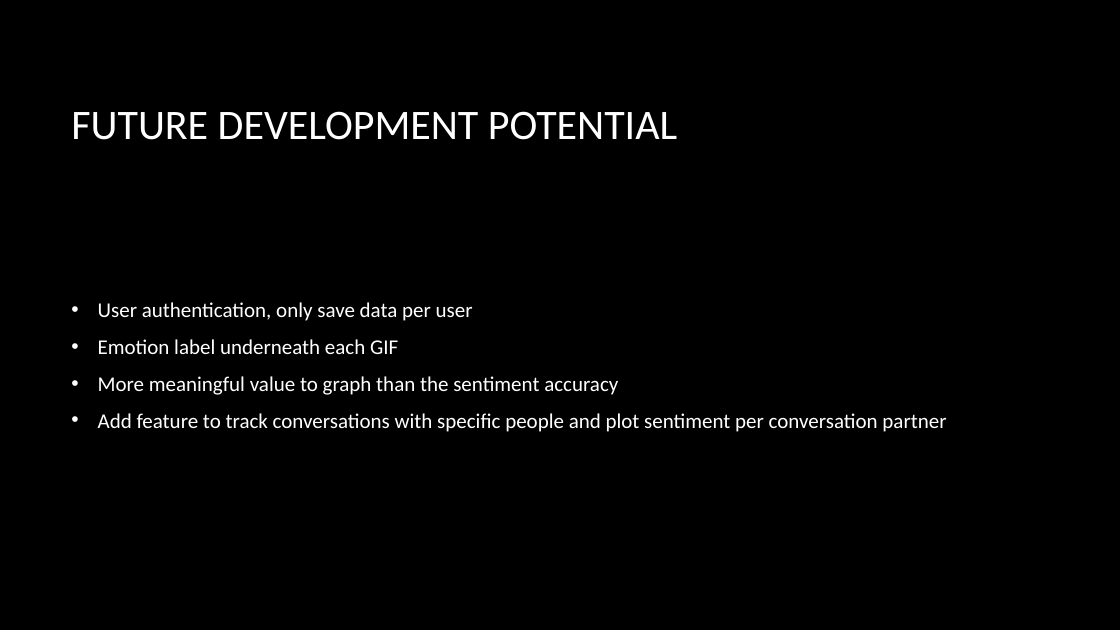
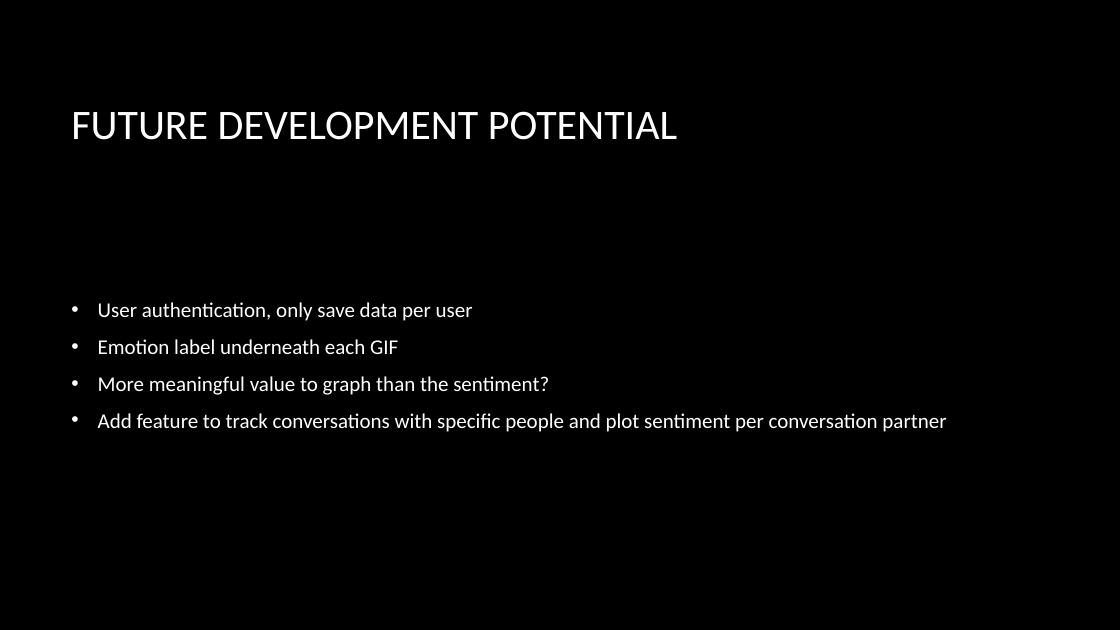
Before and after one commit to SunnyE/group-project-redux, a slide deck: slide 7 of group project ppt eja.pptx. Drawn at 1120x630 pixels with LibreOffice and Linux fonts; fonts in the diff are those of the drawing; background and template pictures are left out. Boxes give left, top, right and bottom in pixels: in the first picture for what was removed or moved away, otherwise in the second. Text is boxed around its words. In the diff, an @@ line names an element or a change of style, - is before the commit and + after.

Commit message:
ppt slides uploaded

```diff
--- a/group project ppt eja.pptx
+++ b/group project ppt eja.pptx
@@ text at box(98, 376, 549, 395): text changed @@
-• More meaningful value to graph than the sentiment accuracy
+• More meaningful value to graph than the sentiment?
```
